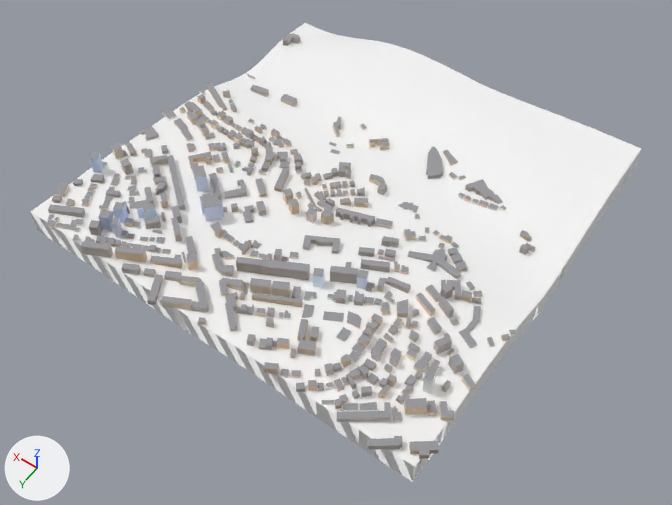
One commit to the glTF model public/tiles/2/-2_-2.glb: the scene before it, then after it.
Before and after are seen from a 50 mm camera at (-2372.0, 2757.0, 1701.0) aimed at (-1576.0, 1643.0, -49.0). Lighting does not change. The marker at lower left points along +X, +Y and +Z. The first picture is the older version. Where no turn or scale is listed for an object, it has been applied to the vertices. Vertices at exactly the same position are counted once.

The first picture shows 't2_-2_-2'.
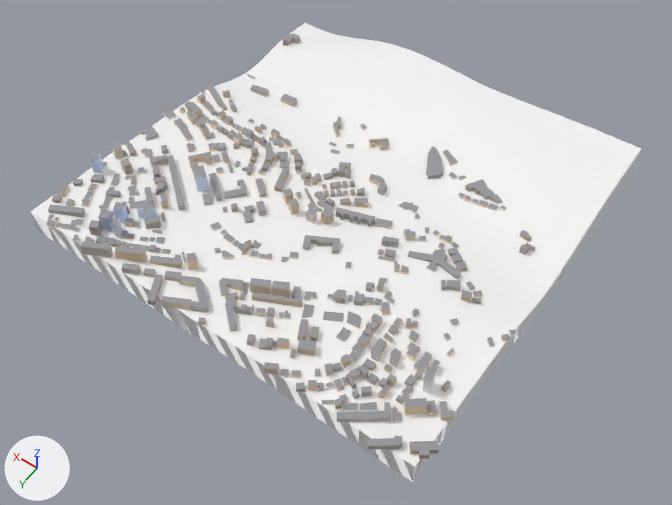
Pixel boxes (x1, y1, x2, y2) of what changed, in the pictures (672 x 505 px; the box of a moved part takes in the faces that stretch with it):
part 1 of me_t2__2__2, deleted: before (171, 193, 481, 392)
part 2 of me_t2__2__2, moved or reshaped: (275, 305, 538, 461) in both
part 3 of me_t2__2__2, cut back: before (156, 249, 282, 338); after (156, 297, 200, 338)
part 4 of me_t2__2__2, moved or reshaped: (39, 217, 54, 241) in both

Patch to the scene script:
```diff
--- a/public/tiles/2/-2_-2.glb.py
+++ b/public/tiles/2/-2_-2.glb.py
@@ me_t2__2__2 @@
 # used by ob_t2__2__2; location = (-1538.0, 1549.0, 28.0)
-me_t2__2__2.from_pydata(...)  # 6093 vertices, 9053 faces; spans x -530.0..530.0, y -525.0..525.0, z -118.0..118.0
+me_t2__2__2.from_pydata(...)  # 5838 vertices, 8721 faces; spans x -530.0..530.0, y -525.0..525.0, z -118.0..118.0
+# me_t2__2__2 part 1: 24 loose pieces with 241 vertices, spanning x -517.0..275.0, y 89.0..376.0, z 20.0..86.0, are deleted
+# me_t2__2__2 part 2
+# 6 faces are deleted
+# 6 new faces join them, mat_far_terrain (white #ffffff)
+# me_t2__2__2 part 3
+# 14 vertices are removed from x -10.0..120.0, y 245.0..339.0, z 40.0..63.0
+# 25 faces are deleted
+# 2 new faces join them, mat_far_terrain (white #ffffff)
+# 3 new faces join them, mat_far_building
+# me_t2__2__2 part 4
+# 8 faces are deleted
+# 8 new faces join them, mat_far_terrain (white #ffffff)
+# other edits to the shape of me_t2__2__2 do not show in these pictures
 me_t2__2__2.materials.append(mat_far_terrain)
```
